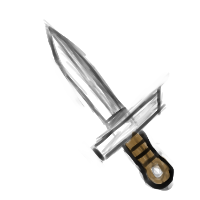
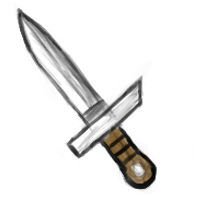
Before/after of a 200 x 200 layered artwork. What changed in the layer stack:
painted on "Calque de dessin 1" over [13, 3, 175, 193]
painted on "Calque de dessin 2" over [13, 3, 175, 193]
painted on "Calque de dessin 3" over [64, 64, 175, 193]
